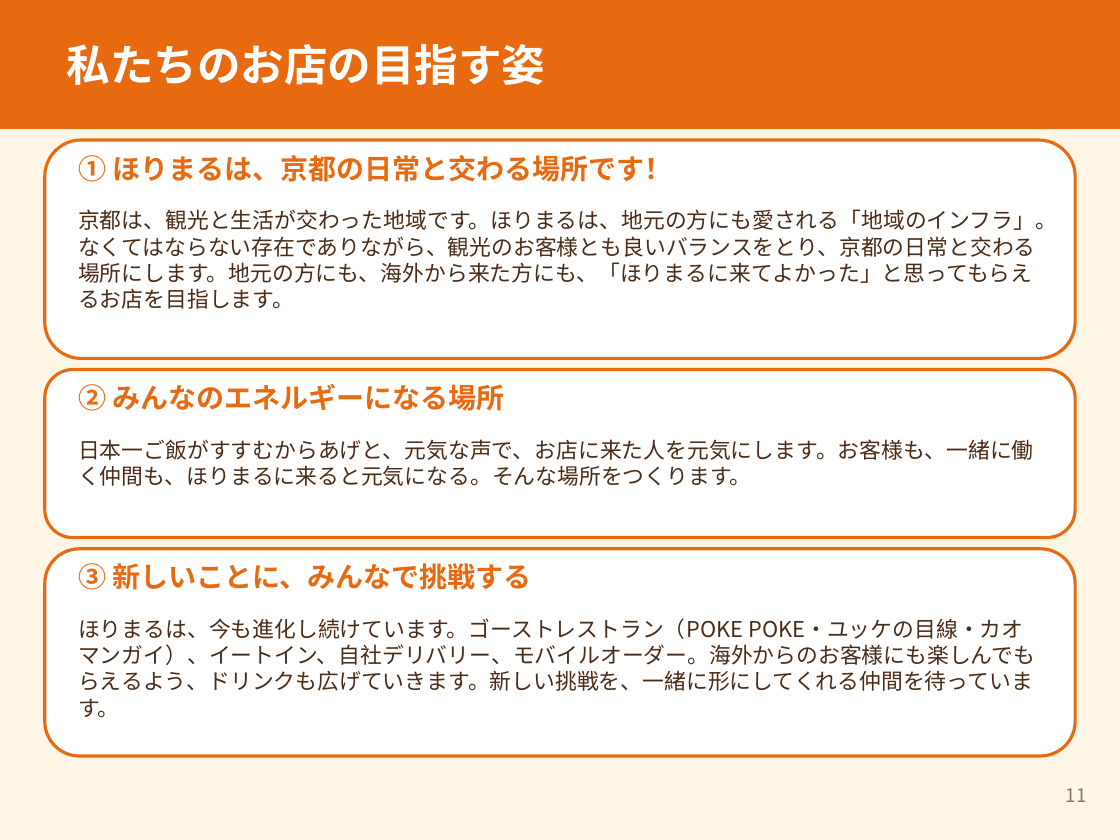
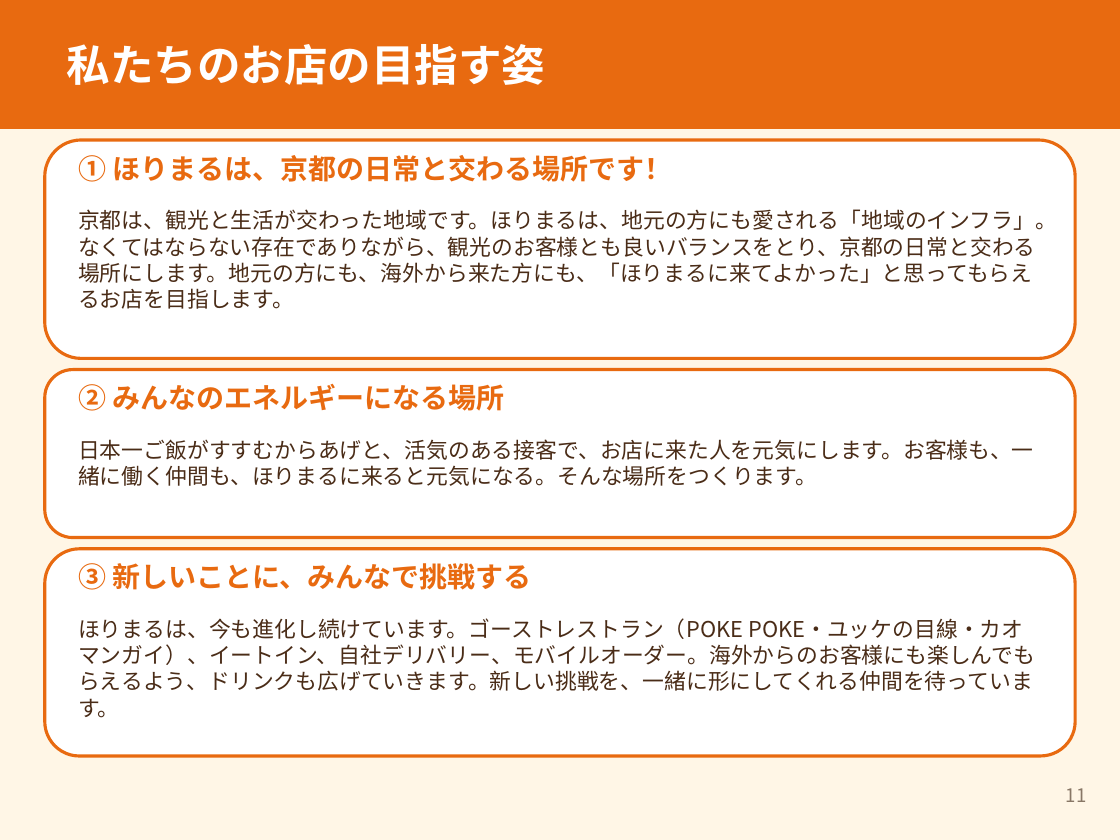
Before and after one commit to ahouprojectmaimai-beep/claude, a slide deck: slide 11 of horimaru/01_ほりまる面接紙芝居_案.pptx. Drawn at 1120x840 pixels with LibreOffice and Linux fonts; fonts in the diff are those of the drawing. Boxes give left, top, right and bottom in pixels: in the first picture for what was removed or moved away, otherwise in the second. Text is boxed around its words. In the diff, an @@ line names an element or a change of style, - is before the commit and + after.

```diff
--- a/horimaru/01_ほりまる面接紙芝居_案.pptx
+++ b/horimaru/01_ほりまる面接紙芝居_案.pptx
@@ text at box(78, 439, 1033, 486): text changed @@
-日本一ご飯がすすむからあげと、元気な声で、お店に来た人を元気にします。お客様も、一緒に働く仲間も、ほりまるに来ると元気になる。そんな場所をつくります。
+日本一ご飯がすすむからあげと、活気のある接客で、お店に来た人を元気にします。お客様も、一緒に働く仲間も、ほりまるに来ると元気になる。そんな場所をつくります。
```
